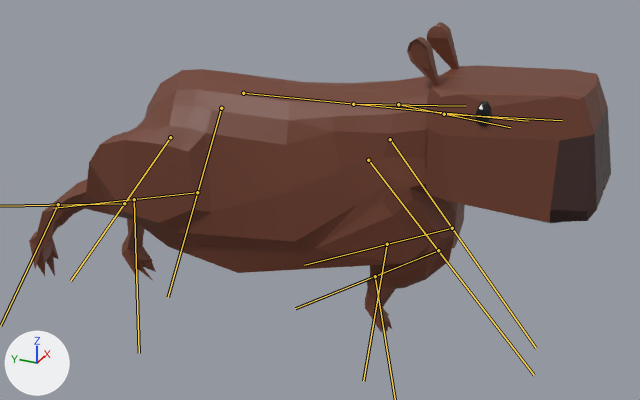
An edit to the glTF model godot-project/assets/character/Capybara.gltf, drawn before and after from the same camera.
The view is the same before and after, from a camera (50 mm lens) standing at (-4.07, -1.13, 3.01) and looking at (0.05, 0.73, 0.95). The axes (+X, +Y, +Z) are drawn at lower left. The lights are the same throughout. Both versions are drawn at frame 18 of the action 'Running'; the numbers are the values there. The bones that change are drawn over the model as lines.
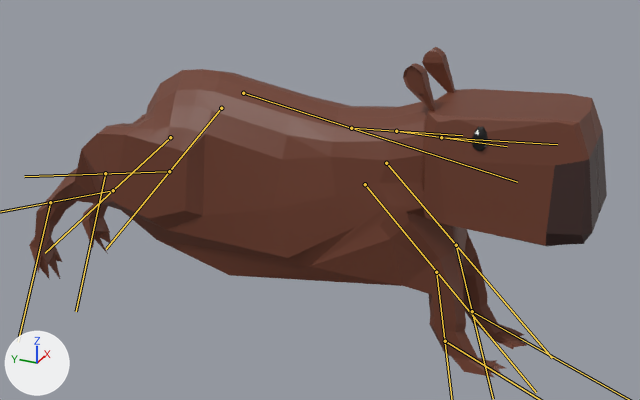
Where the change shows, as pixel boxes [x1, y1, x2, y2] in the pictures (640 x 400 px):
'Cube', posed (6% taller)
    before: [29, 22, 611, 333]
    after: [29, 47, 607, 378]
bone 'Spine.002', root to tip
    before: (243, 93) to (528, 121)
    after: (243, 93) to (517, 182)
bone 'Spine.003', root to tip
    before: (353, 104) to (465, 106)
    after: (351, 128) to (462, 135)
bone 'Spine.004', root to tip
    before: (398, 104) to (510, 127)
    after: (396, 131) to (507, 146)
bone 'Spine.005', root to tip
    before: (444, 114) to (562, 120)
    after: (441, 137) to (557, 144)
bone 'Arm.R.001', root to tip
    before: (368, 160) to (534, 375)
    after: (365, 184) to (536, 392)
bone 'Arm.L.001', root to tip
    before: (390, 139) to (536, 348)
    after: (386, 163) to (552, 358)
bone 'Arm.L.002', root to tip
    before: (452, 228) to (304, 265)
    after: (456, 245) to (493, 399)
bone 'BArm.R.001', root to tip
    before: (170, 137) to (70, 281)
    after: (170, 137) to (45, 253)
bone 'BArm.R.003', root to tip
    before: (58, 204) to (0, 326)
    after: (50, 202) to (18, 342)
bone 'BArm.L.001', root to tip
    before: (221, 108) to (168, 297)
    after: (221, 108) to (106, 249)
bone 'BArm.L.002', root to tip
    before: (197, 192) to (53, 208)
    after: (169, 171) to (24, 176)
bone 'BArm.L.003', root to tip
    before: (134, 199) to (139, 353)
    after: (105, 173) to (76, 311)

The change in detail:
Bone 'Spine.002' (bone_spine_002) turns from (-16, 0, 0) to (-4, 0, 0) degrees about its own x, y and z.
Bone 'Spine.003' (bone_spine_003) turns from (3, 0, 0) to (-7, 0, 0) degrees about its own x, y and z.
Bone 'Spine.004' (bone_spine_004) turns from (12, 0, 0) to (6, 0, 0) degrees about its own x, y and z.
Bone 'Spine.005' (bone_spine_005) turns from (-4, 0, 0) to (-1, 0, 0) degrees about its own x, y and z.
Bone 'Arm.R.001' (bone_arm_r_001) turns from (-34, 0, 0) to (-38, 0, 0) degrees about its own x, y and z.
Bone 'Arm.R.002' (bone_arm_r_002) turns from (116, 0, 0) to (53, 0, 0) degrees about its own x, y and z.
Bone 'Arm.R.003' (bone_arm_r_003) turns from (-18, 0, 0) to (-9, 0, 0) degrees about its own x, y and z.
Bone 'Arm.L.001' (bone_arm_l_001) turns from (-31, 0, 0) to (-39, 0, 0) degrees about its own x, y and z.
Bone 'Arm.L.002' (bone_arm_l_002) turns from (122, 0, 0) to (47, 0, 0) degrees about its own x, y and z.
Bone 'Arm.L.003' (bone_arm_l_003) turns from (-8, 0, 0) to (-4, 0, 0) degrees about its own x, y and z.
Bone 'BArm.R.001' (bone_barm_r_001) turns from (52, 2, 1) to (62, 2, 1) degrees about its own x, y and z.
Bone 'BArm.R.002' (bone_barm_r_002) turns from (-11, 0, 0) to (-28, 0, 0) degrees about its own x, y and z.
Bone 'BArm.R.003' (bone_barm_r_003) turns from (29, 0, 0) to (26, 0, 0) degrees about its own x, y and z.
Bone 'BArm.L.001' (bone_barm_l_001) turns from (32, -1, 0) to (54, -2, -1) degrees about its own x, y and z.
Bone 'BArm.L.002' (bone_barm_l_002) turns from (5, 0, 0) to (-13, 0, 0) degrees about its own x, y and z.
Bone 'BArm.L.003' (bone_barm_l_003) turns from (5, 0, 0) to (16, 0, 0) degrees about its own x, y and z.
